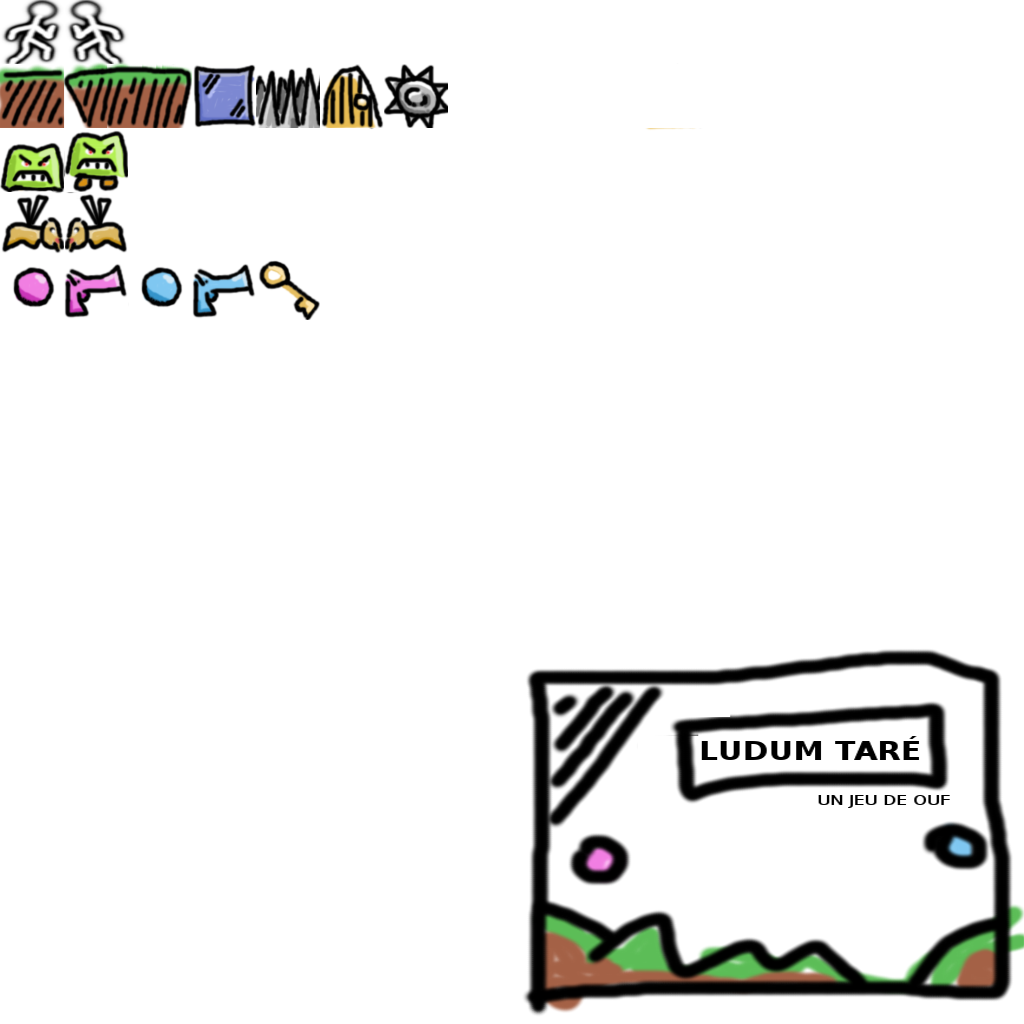
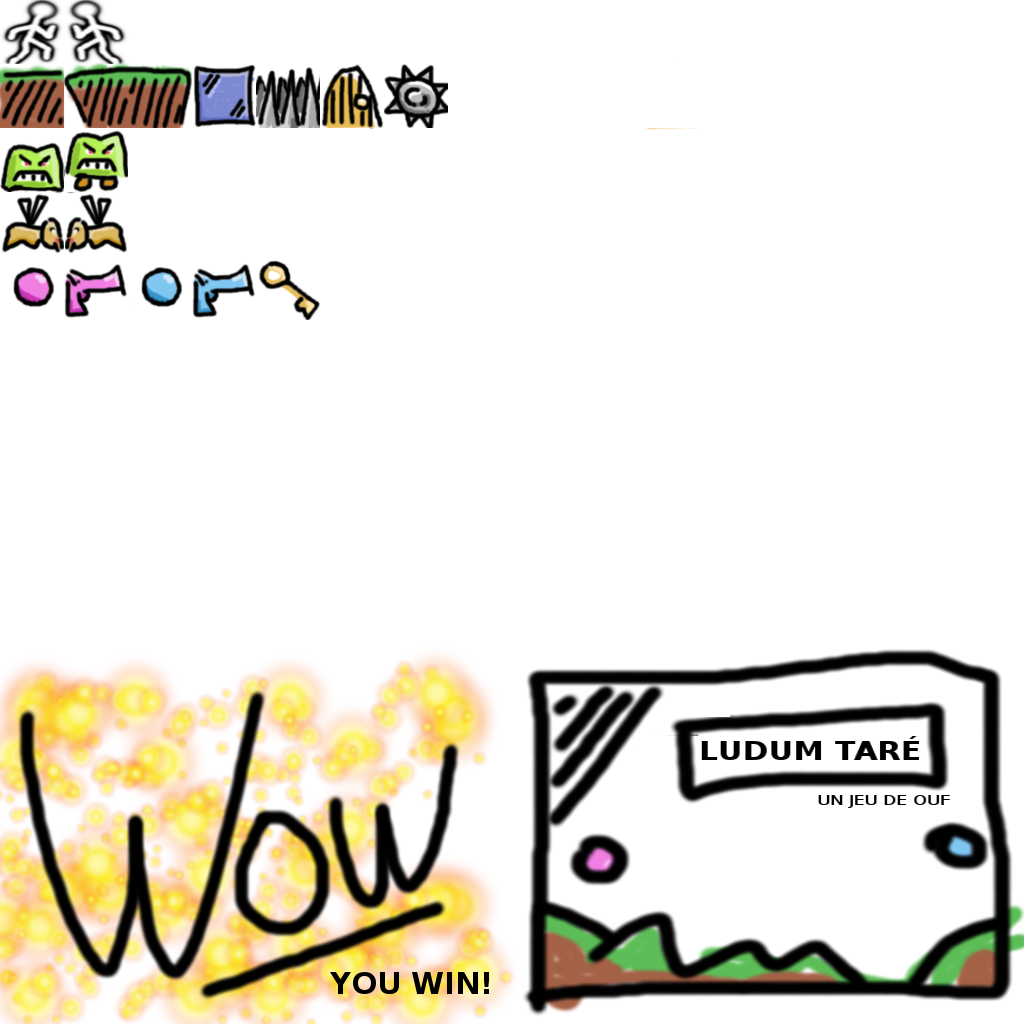
Layers edited between the first and the second (1024, 1024) image:
painted on "Layer copy" over (x1=0, y1=649, x2=517, y2=1024)
